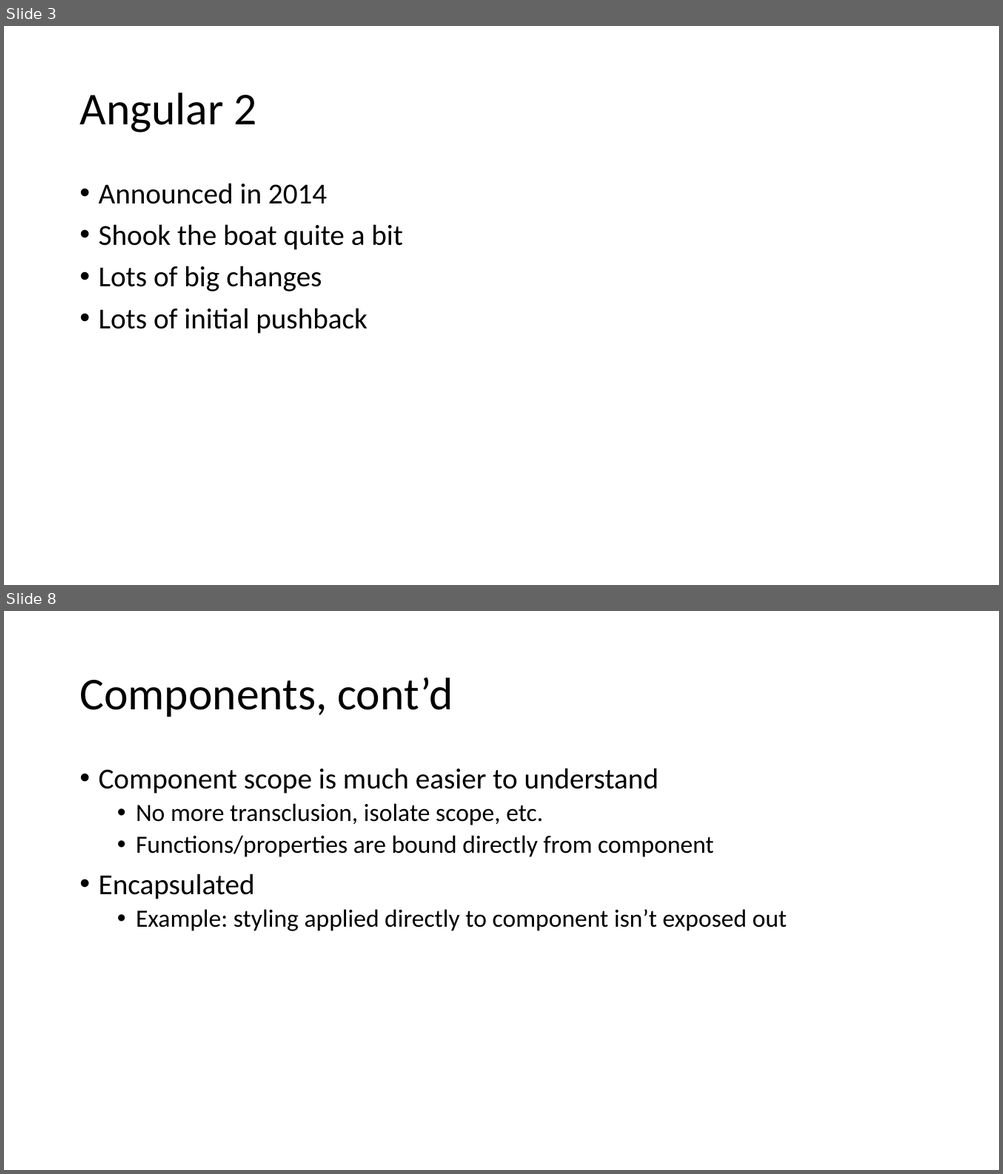
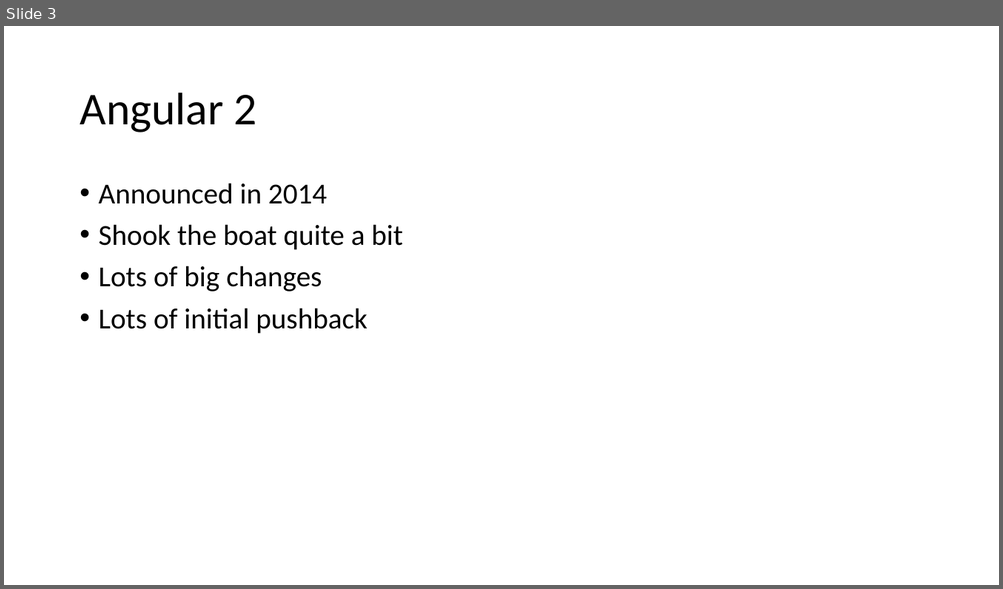
Before and after one commit to schneidenbach/Angular2-AspNetCore-TypeScript-Workshop, a slide deck: slides/2 - Intro to Angular 2.pptx. Shown one above the other, each under a label of ours: slides 3 and 8 before the commit, slide 3 after it; the slides between them are not shown. The pictures are 1003x1174 and 1003x589 pixels, drawn with LibreOffice and Linux fonts; fonts in the diff are those of the drawing. Boxes give left, top, right and bottom in pixels: in the first picture for what was removed or moved away, otherwise in the second. Text is boxed around its words. In the diff, an @@ line names an element or a change of style, - is before the commit and + after.

```diff
--- a/slides/2 - Intro to Angular 2.pptx
+++ b/slides/2 - Intro to Angular 2.pptx
@@ slide 8 removed at [4, 611, 999, 1170], background #FFFFFF @@
@@ title removed at [79, 678, 452, 717] @@
-Components, cont’d
@@ text removed at [99, 768, 787, 931] @@
-• Component scope is much easier to understand
-  • No more transclusion, isolate scope, etc.
-  • Functions/properties are bound directly from component
-• Encapsulated
-  • Example: styling applied directly to component isn’t exposed out
```
Also in this commit, not shown: 5 slides changed, 2 slides added, 2 other slides removed, 26 other files.
